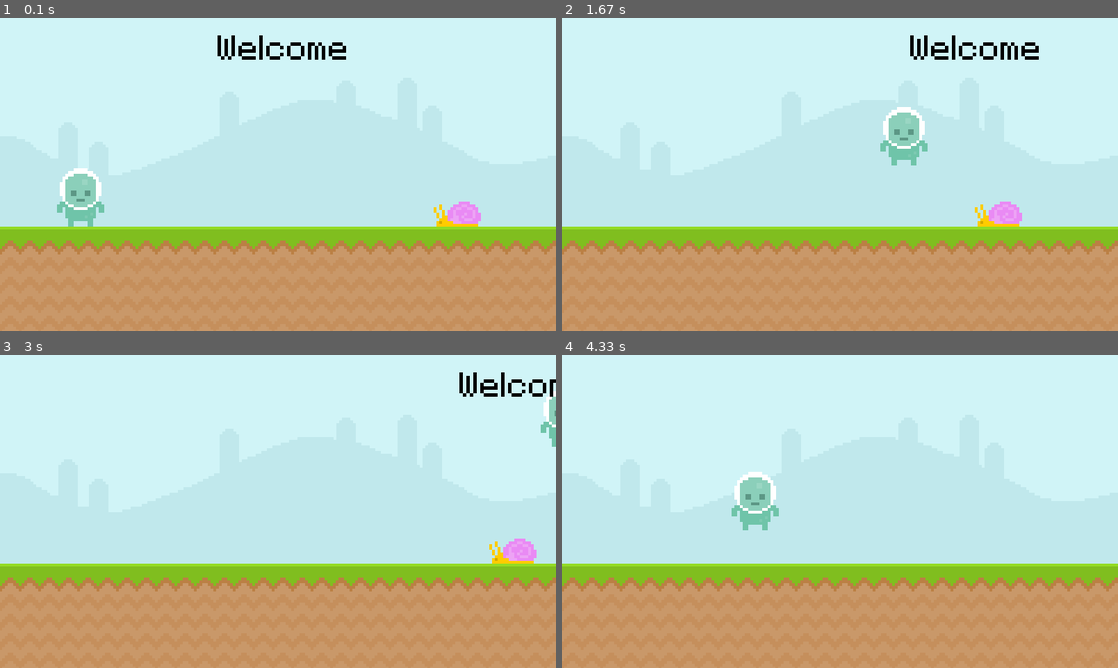
Above: before the commit, frames 1-4 (two rows, left to right).
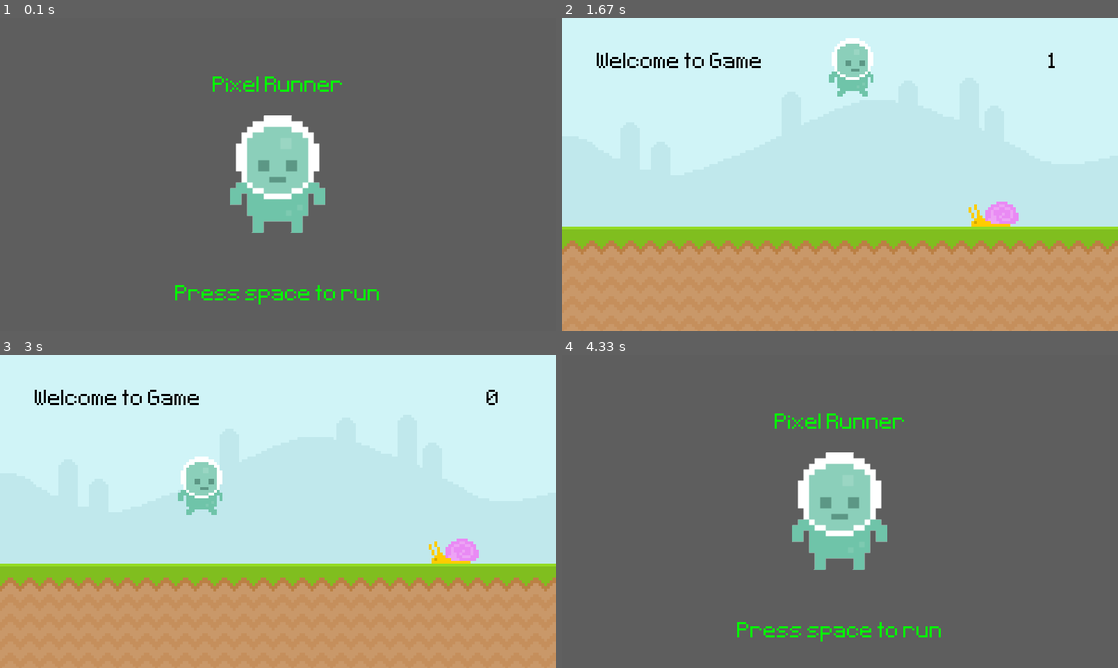
Above: after the commit, the same moments.

Repository: SHUKLA-AMBER/LearningPygame
Game: pygame game, started from main.py
Two runs of this game, one before a commit and one after it. Both use one fixed random seed, a clock stepped at 60 frames per second and the inputs below.
Inputs:
- Up to frame 1 (0.1 s): no input
- Up to frame 2 (1.67 s): tap Space at 0.33, 0.67, 1.07, 1.37 s
- Up to frame 3 (3 s): tap Space at 1.9, 2.2, 2.4, 2.7 s
- Up to frame 4 (4.33 s): tap Space at 3.3, 3.6 s

The runs differ from the first frame. In frame 1, 100% of the frame differs, in the area x 0-100%, y 0-100%; in frame 2, 3.7%; in frame 3, 3.4%; in frame 4, 100%.

Commit message:
new features to game added

Diff:
--- a/main.py
+++ b/main.py
@@ -334,146 +334,415 @@
 
 ## --- Practice -----------------------------------------------------------------------
 
-import pygame  , sys
+# import pygame  , sys
+
+
+# def main():
+
+# 	base = pygame.display.set_mode((800 , 450))
+
+# 	sky = pygame.image.load('./graphics/Sky.png')
+# 	sky_rect = sky.get_rect(topleft = (0,0))
+
+# 	ground = pygame.image.load('./graphics/ground.png')
+# 	ground_rect = ground.get_rect(topleft = (0,300))
+
+
+# 	snail = pygame.image.load('./graphics/snail/snail1.png')
+# 	snail_rect = snail.get_rect(midbottom = (700 ,300))
+
+# 	player = pygame.image.load('./graphics/Player/player_stand.png')
+# 	player_rect = player.get_rect(midbottom = (100 , 300))
+
+# 	font = pygame.font.Font('./font/Pixeltype.ttf', 80)
+# 	txt_surface = font.render("Welcome" , None , "Black")
+# 	txt_rect = txt_surface.get_rect(center = (400, 50))
+
+
+# 	time = pygame.time.Clock()
+
+# 	player_gravity = 0
+
+# 	j_flag = True
+# 	g_flag = False
+
+# 	while True:
+
+
+
+
+
+
+
+# 		base.blit(sky , sky_rect)
+# 		base.blit(ground , ground_rect)
+# 		base.blit(snail , snail_rect)
+# 		base.blit(player , player_rect)
+# 		base.blit(txt_surface , txt_rect)
+
+
+
+
+# 		if snail_rect.x <  -100:
+# 			snail_rect.x = snail_rect.x + 900
+# 		else:
+# 			snail_rect.x = snail_rect.x  - 10
+
+
+# 		if player_rect.x > 850:
+# 			player_rect.x = player_rect.x - 850
+# 		else:
+# 			player_rect.x = player_rect.x + 4
+
+
+
+# 		if txt_rect.x > 850:
+# 			txt_rect.x = txt_rect.x - 1000
+
+# 		else:
+# 			txt_rect.x = txt_rect.x + 2
+
+
+
+
+# 		if player_rect.colliderect(snail_rect):
+# 			print("Collison Detected")
+
+
+# 		for event in pygame.event.get():
+
+# 			if event.type == pygame.QUIT:
+# 				pygame.quit()
+# 				sys.exit()
+# 			elif event.type == pygame.KEYDOWN:
+# 				j_flag = True
+# 				if event.key == pygame.K_SPACE and j_flag:
+# 					player_rect.y -= 100
+# 					# player_gravity = 70
+# 					print(player_rect.y)
+# 					# player_rect.y += player_gravity
+# 					print(player_gravity)
+# 					print(player_rect.y)
+# 					j_flag= False
+
+
+
+
+# 			elif event.type == pygame.MOUSEBUTTONDOWN:
+# 				player_gravity = - 20
+# 				print("Motion detected")
+# 				if event.type == pygame.MOUSEBUTTONDOWN:
+# 					print("Jump")
+
+# 		if not (j_flag):
+# 			print("I")
+# 			player_gravity += 2
+# 			player_rect.y = player_rect.y + 4
+# 			if player_rect.y == 216:
+# 				j_flag = True
+# 				print(player_gravity)
+# 				print(player_rect.y)
+
+# 			print(player_gravity)
+# 			print(player_rect.y)
+
+
+
+
+
+# 		# print(player_rect.y)
+# 		# print(player_rect.midbottom)
+
+
+
+# 		# if player_rect.y < 216  and g_flag:
+# 		# 	player_gravity = player_gravity + 1
+# 		# 	player_rect.y =  216
+
+# 		# player_rect.y = 216b
+
+
+
+# 		time.tick(60)
+# 		pygame.display.update()
+
+
+
+
+# if __name__ == "__main__":
+
+
+
+# 	pygame.init()
+# 	pygame.display.set_caption("Game Title")
+
+# 	main()
+
+
+# -------------- Practice -----------------------
+
+# import pygame , sys
+
+
+# def main():
+
+# 	game_state = True
+
+# 	base = pygame.display.set_mode((800 , 450))
+# 	# base.fill("Yellow")
+
+# 	sky = pygame.image.load("./graphics/Sky.png")
+# 	sky_rect = sky.get_rect(topleft = (0,0))
+# 	ground = pygame.image.load("./graphics/ground.png")
+# 	ground_rect = ground.get_rect(topleft = (0,300))
+
+
+# 	snail = pygame.image.load("./graphics/snail/snail1.png")
+# 	snail_rect = snail.get_rect(midbottom = (700 , 300))
+
+
+# 	player = pygame.image.load("./graphics/Player/player_stand.png")
+# 	player_rect = player.get_rect(midbottom = (100, 300))
+# 	player_gravity = 0
+
+# 	game_over = pygame.image.load("/home/shukla21amber/Pictures/b6c.jpg")
+
+
+# 	time = pygame.time.Clock()
+
+# 	while True:
+
+# 		if game_state:
+# 			base.blit(game_over , (0,0))
+# 			# base.blit(sky, sky_rect)
+# 			base.blit(ground , ground_rect)
+# 			base.blit(player , player_rect)
+# 			base.blit(snail , snail_rect)
+
+
+
+# 			if snail_rect.right < -10:
+# 				snail_rect.right += 840
+
+# 			else:
+# 				snail_rect.right -= 2
+
+# 			if player_rect.left > 820:
+# 				player_rect.left -= 850
+# 			else:
+# 				player_rect.left += 2
+
+
+
+
+
+
+# 			player_gravity += 1
+# 			player_rect.y += player_gravity
+# 			# print(game_state)
+
+# 			if player_rect.bottom >= 300:
+# 				player_rect.bottom = 300
+
+
+# 			if player_rect.colliderect(snail_rect):
+# 				game_state = False
+# 		else:
+# 			base.blit(game_over , (0,0))
+# 			base.fill("Yellow")
+
+# 			# print(game_state)
+
+
+
+
+
+
+
+# 		for event in pygame.event.get():
+# 			if event.type == pygame.QUIT:
+# 				pygame.quit()
+# 				sys.exit()
+
+# 			elif event.type == pygame.KEYDOWN and game_state == True :
+# 				print("1")
+# 				if event.key == pygame.K_SPACE and player_rect.bottom >= 300:
+# 					player_gravity = -50
+
+# 			elif event.type == pygame.KEYUP :
+# 				if event.key == pygame.K_SPACE:
+# 					pass
+
+# 			elif event.type == pygame.KEYDOWN and game_state == False:
+# 				print("2")
+# 				if event.key == pygame.K_SPACE :
+# 					game_state = True
+# 					print(game_state)
+# 					player_rect.midbottom = (100, 300)
+# 					snail_rect.midbottom = (700 , 300)
+# 			elif event.type == pygame.MOUSEBUTTONDOWN and player_rect.bottom >= 300:
+# 				print("Mouse Jump")
+# 				# print("jump")
+# 				player_gravity = -20
+
+
+# 		time.tick(60)
+# 		pygame.display.update()
+
+
+
+# if __name__ == "__main__":
+
+# 	pygame.init()
+# 	pygame.display.set_caption("Game Practice")
+# 	main()
+
+
+
+
+
+
+#$                --------------------- PRACTICE ----------------------------
+
+
+def display_time(font , base_ , count):
+
+	game_count = (pygame.time.get_ticks() - count ) // 1000
+	# print(game_count)
+
+	game_time = font.render(f"{game_count}" , None , "Black")
+	game_time_rect = game_time.get_rect(topleft = (700 , 50) )
+	base_.blit(game_time , game_time_rect)
 
 
 def main():
 
-	base = pygame.display.set_mode((800 , 450))
-
-	sky = pygame.image.load('./graphics/Sky.png')
-	sky_rect = sky.get_rect(topleft = (0,0))
-
-	ground = pygame.image.load('./graphics/ground.png')
-	ground_rect = ground.get_rect(topleft = (0,300))
-
-
-	snail = pygame.image.load('./graphics/snail/snail1.png')
-	snail_rect = snail.get_rect(midbottom = (700 ,300))
-
-	player = pygame.image.load('./graphics/Player/player_stand.png')
-	player_rect = player.get_rect(midbottom = (100 , 300))
-
-	font = pygame.font.Font('./font/Pixeltype.ttf', 80)
-	txt_surface = font.render("Welcome" , None , "Black")
-	txt_rect = txt_surface.get_rect(center = (400, 50))
-
-
-	time = pygame.time.Clock()
-
-	player_gravity = 0
-
-	j_flag = True
-	g_flag = False
 
 	while True:
 
 
-
-
-
-
-
-		base.blit(sky , sky_rect)
-		base.blit(ground , ground_rect)
-		base.blit(snail , snail_rect)
-		base.blit(player , player_rect)
-		base.blit(txt_surface , txt_rect)
-
-
-
-
-		if snail_rect.x <  -100:
-			snail_rect.x = snail_rect.x + 900
-		else:
-			snail_rect.x = snail_rect.x  - 10
-
-
-		if player_rect.x > 850:
-			player_rect.x = player_rect.x - 850
-		else:
-			player_rect.x = player_rect.x + 4
-
-
-
-		if txt_rect.x > 850:
-			txt_rect.x = txt_rect.x - 1000
-
-		else:
-			txt_rect.x = txt_rect.x + 2
-
-
-
-
-		if player_rect.colliderect(snail_rect):
-			print("Collison Detected")
-
-
-		for event in pygame.event.get():
-
-			if event.type == pygame.QUIT:
-				pygame.quit()
-				sys.exit()
-			elif event.type == pygame.KEYDOWN:
-				j_flag = True
-				if event.key == pygame.K_SPACE and j_flag:
-					player_rect.y -= 100
-					# player_gravity = 70
-					print(player_rect.y)
-					# player_rect.y += player_gravity
-					print(player_gravity)
-					print(player_rect.y)
-					j_flag= False
-
-
-
-
-			elif event.type == pygame.MOUSEBUTTONDOWN:
-				player_gravity = - 20
-				print("Motion detected")
-				if event.type == pygame.MOUSEBUTTONDOWN:
-					print("Jump")
-
-		if not (j_flag):
-			print("I")
-			player_gravity += 2
-			player_rect.y = player_rect.y + 4
-			if player_rect.y == 216:
-				j_flag = True
-				print(player_gravity)
-				print(player_rect.y)
-
-			print(player_gravity)
-			print(player_rect.y)
-
-
-
-
-
-		# print(player_rect.y)
-		# print(player_rect.midbottom)
-
-
-
-		# if player_rect.y < 216  and g_flag:
-		# 	player_gravity = player_gravity + 1
-		# 	player_rect.y =  216
-
-		# player_rect.y = 216b
-
-
-
-		time.tick(60)
-		pygame.display.update()
-
-
+		base_ = pygame.display.set_mode((800 , 450))
+
+		sky_ = pygame.image.load("./graphics/Sky.png")
+		sky_rect = sky_.get_rect(topleft = (0,0))
+
+		ground_ = pygame.image.load("./graphics/ground.png")
+		ground_rect = ground_.get_rect(topleft = (0,300))
+
+		player_ = pygame.image.load("./graphics/Player/player_walk_1.png")
+		player_rect = player_.get_rect(midbottom = (100 , 300))
+
+		player_stand = pygame.image.load("./graphics/Player/player_stand.png")
+		player_stand_scaled = pygame.transform.rotozoom(player_stand , 360 , 2)
+		player_stand_scaled_rect = player_stand_scaled.get_rect(center = (400 , 225))
+
+
+		snail_ = pygame.image.load("./graphics/snail/snail2.png")
+		snail_rect = snail_.get_rect(midbottom = (700 , 300))
+
+		font = pygame.font.Font("./font/Pixeltype.ttf" , 50)
+		into_ = font.render("Welcome to Game" , None , "Black")
+		into_rect = into_.get_rect(topleft = (50 , 50))
+
+
+		player_gravity = 0
+		time = pygame.time.Clock()
+		game_state = False
+		count = 0
+		jump = 0
+
+
+
+
+
+		while True:
+
+			# ------ Event
+			for event in pygame.event.get():
+				if event.type == pygame.QUIT:
+
+					pygame.quit()
+					sys.exit()
+
+				if event.type == pygame.KEYDOWN and player_rect.bottom >= 300 and game_state == True:
+					if event.key == pygame.K_SPACE:
+						player_gravity = -20
+						jump += 1
+
+
+				elif event.type == pygame.KEYDOWN and  game_state == False:
+					if event.key == pygame.K_SPACE:
+						game_state = True
+						snail_rect.midbottom = (700 , 300)
+						player_rect.midbottom = (100 , 300)
+
+
+
+			if game_state:
+
+				# ---- Display
+				base_.blit(sky_, sky_rect)
+				base_.blit(ground_ , ground_rect)
+				base_.blit(player_ , player_rect)
+				base_.blit(snail_ , snail_rect)
+				base_.blit(into_ , into_rect)
+				display_time(font, base_ , count)
+
+
+
+
+
+				# ------- Movement
+				if snail_rect.right  < -10:
+					snail_rect.left += 890
+				else:
+					snail_rect.left -= 1
+
+
+				if player_rect.left > 850:
+					player_rect.left -= 900
+				else:
+					player_rect.left += 4
+
+
+				player_gravity += 1
+				player_rect.y += player_gravity
+
+
+				if player_rect.bottom >= 300:
+					player_rect.bottom = 300
+
+
+				if player_rect.colliderect(snail_rect):
+					game_state = False
+					count = pygame.time.get_ticks()
+
+			else:
+				base_.fill((94,94,94))
+
+				game_name = font.render("Pixel Runner" , None , "Green")
+				game_name_rect = game_name.get_rect(center = (400 , 100))
+
+
+				base_.blit(player_stand_scaled ,player_stand_scaled_rect )
+				base_.blit(game_name , game_name_rect)
+
+				space = font.render("Press space to run" , None , "Green")
+				base_.blit(space, space.get_rect(center = (400, 400)))
+
+
+
+
+
+			pygame.display.update()
+			time.tick(60)
 
 
 if __name__ == "__main__":
 
-
-
+	import pygame , sys
 	pygame.init()
-	pygame.display.set_caption("Game Title")
+
+	pygame.display.set_caption("Pygame Practice")
 
 	main()
